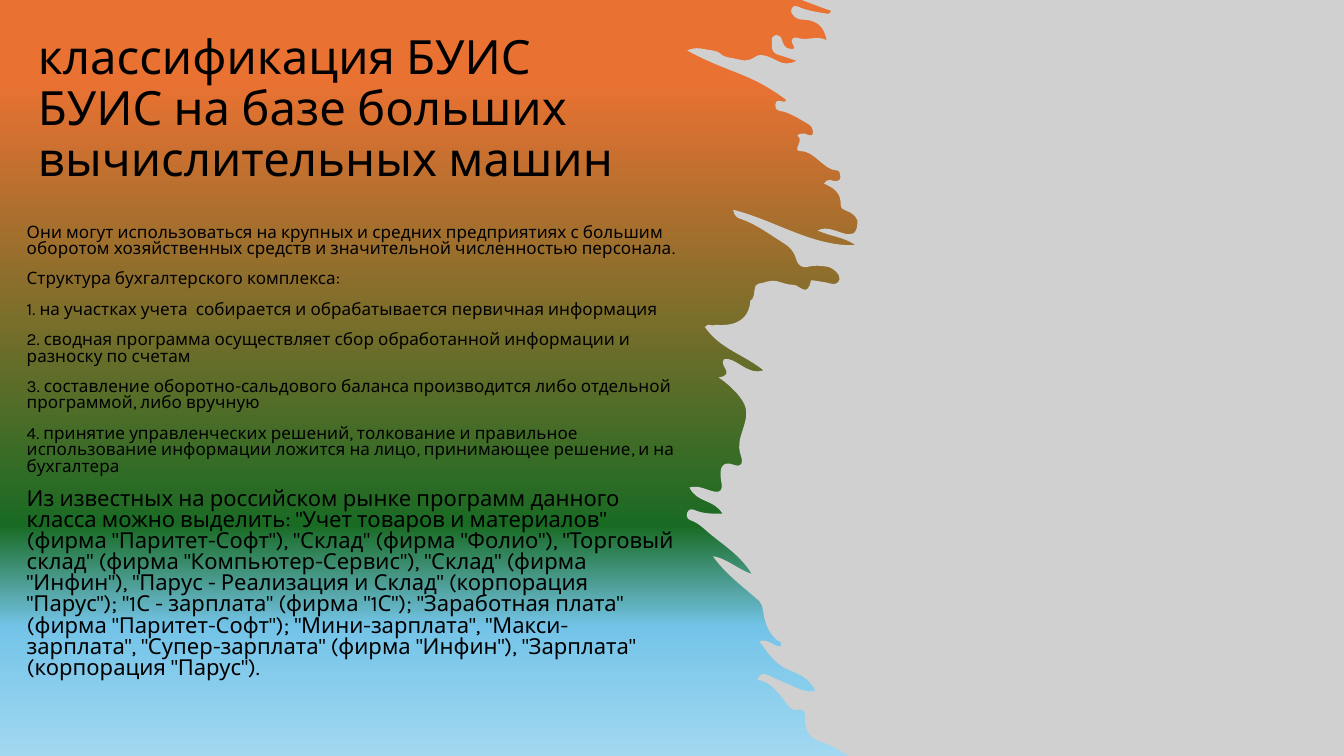
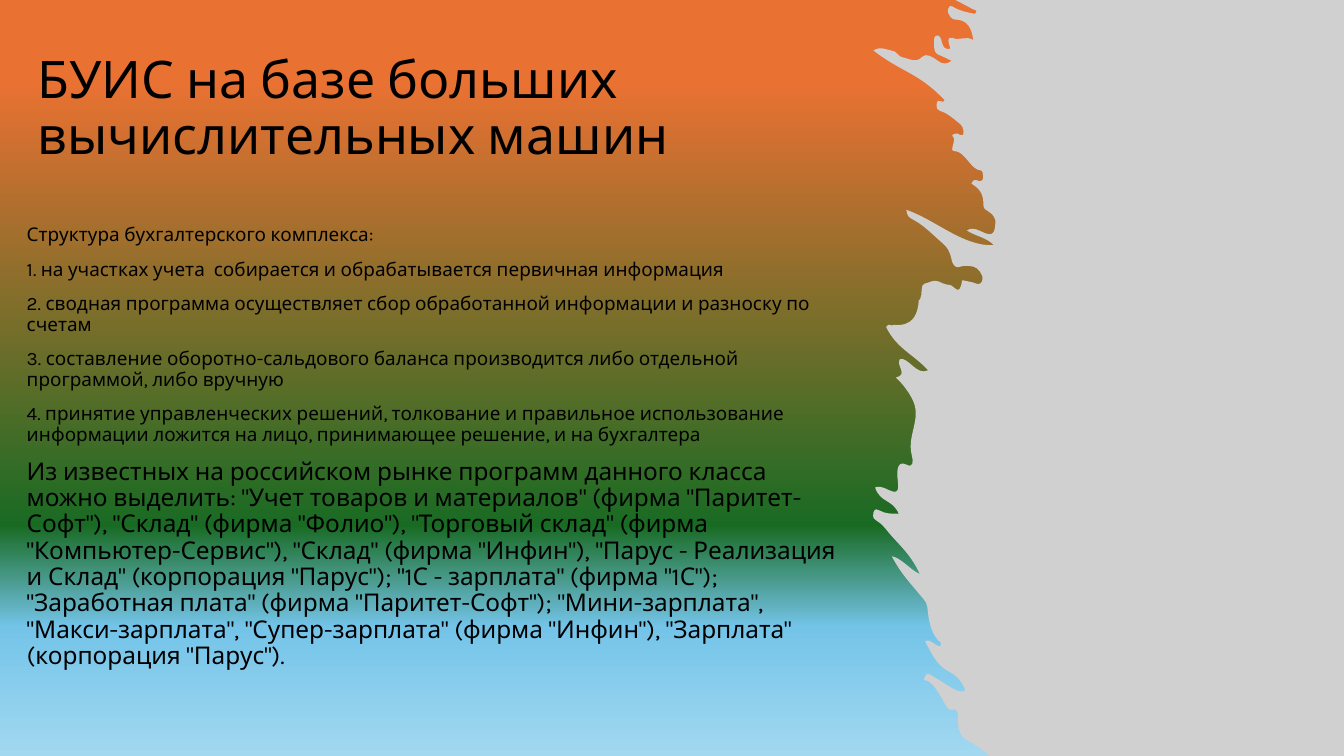
Before and after one commit to Di-Liks/Classification-of-BUIS, a slide deck: slide 6 of классификация БУИС.pptx (slide 7 before the commit). Drawn at 1344x756 pixels with LibreOffice and Linux fonts; fonts in the diff are those of the drawing; grey boxes stand for pictures. Boxes give left, top, right and bottom in pixels: in the first picture for what was removed or moved away, otherwise in the second. Text is boxed around its words. In the diff, an @@ line names an element or a change of style, - is before the commit and + after.

```diff
--- a/классификация БУИС.pptx
+++ b/классификация БУИС.pptx
@@ picture: place and size @@
-picture at box(687, 0, 1344, 756)
+picture at box(873, 0, 1344, 756)
@@ title at box(38, 58, 668, 155): text changed; size 33.7 to 37 pt @@
-классификация БУИС
-БУИС на базе больших вычислительных машин
+БУИС на базе больших вычислительных машин
@@ text "Структура бухгалтерского комплекса:" at box(27, 226, 835, 670): size 12.2 to 13.5 pt in "Структура бухгалтерского комплекса:", "1. на участках учета собирается и обрабатывается ...", "2. сводная программа осуществляет сбор обработанной информац ...", "3. составление оборотно-сальдового баланса производится либо ..." and 1 more places; size 15.7 to 17.4 pt in "Из известных на российском рынке программ данного ..."; line spacing 0.8 to 0.9 @@
@@ text at box(27, 225, 672, 258): paragraph removed @@
-Они могут использоваться на крупных и средних предприятиях с большим оборотом хозяйственных средств и значительной численностью персонала.
```
Also in this commit, not shown: 9 other slides changed, 1 slide removed, 1 other file.
